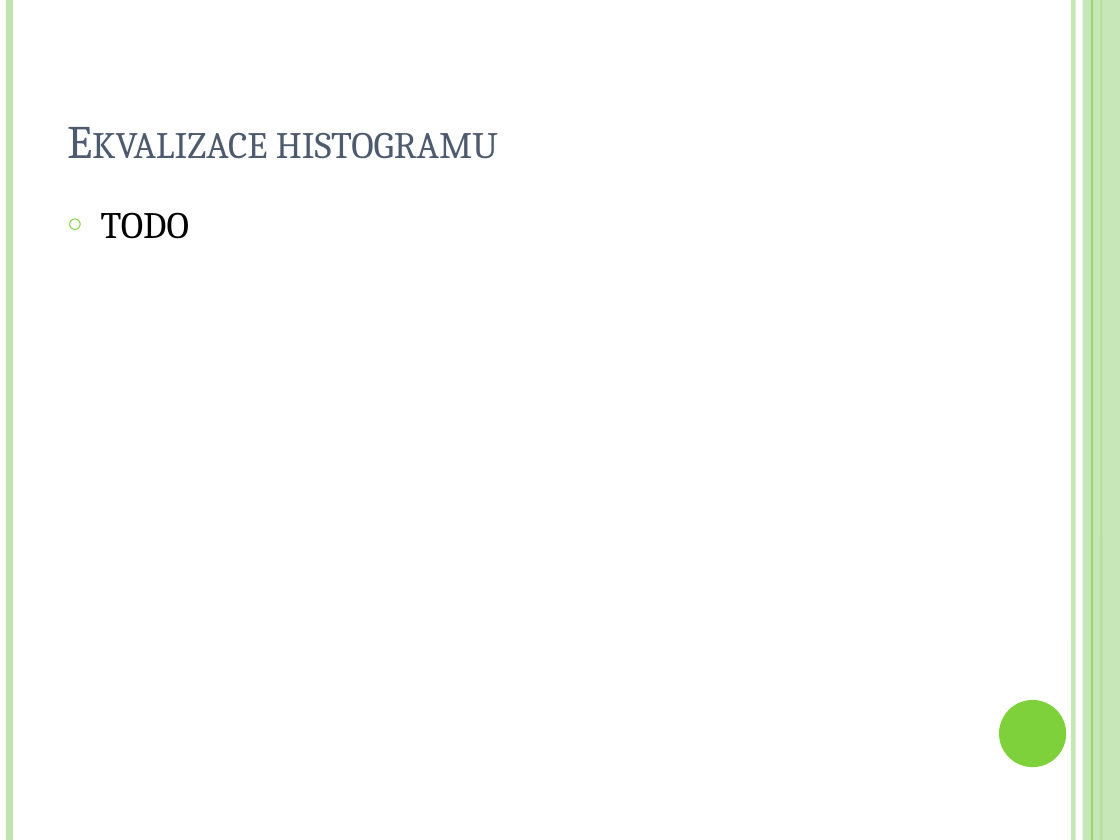
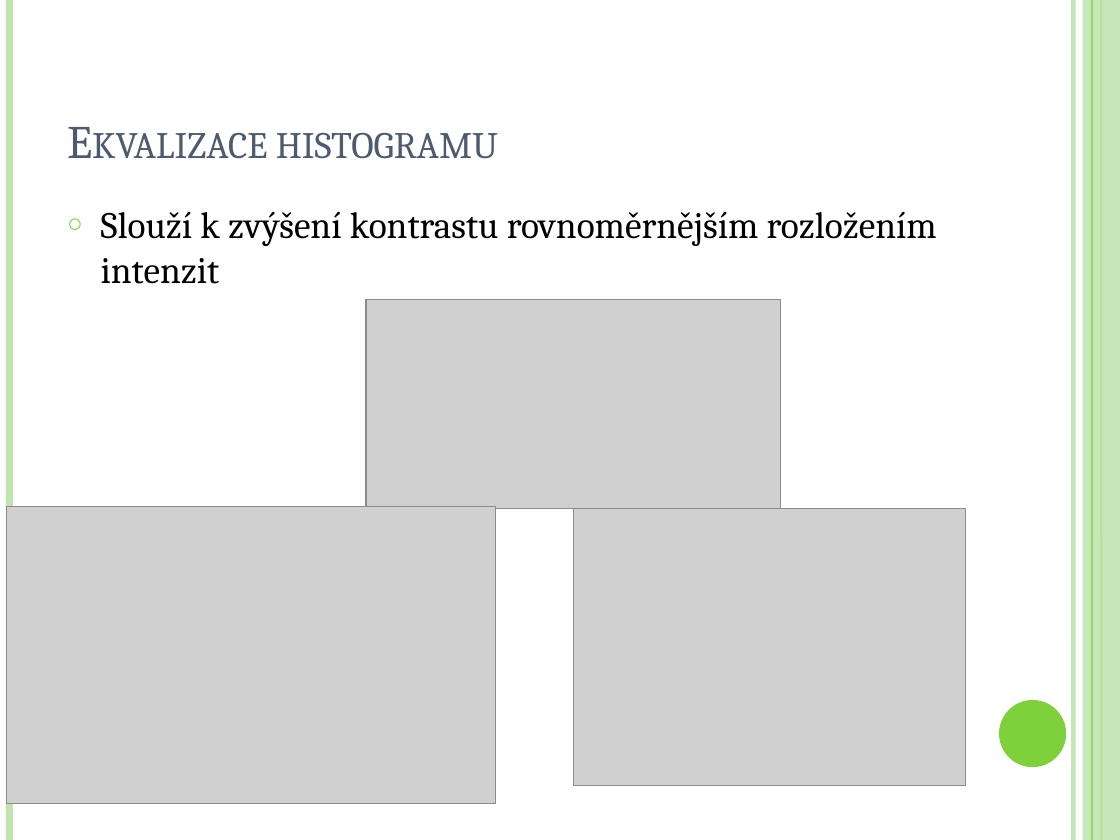
Before and after one commit to Stibius/GMU-HistogramAcceleration, a slide deck: slide 5 of gmu-prezentace.pptx (slide 4 before the commit). Drawn at 1120x840 pixels with LibreOffice and Linux fonts; fonts in the diff are those of the drawing; grey boxes stand for pictures. Boxes give left, top, right and bottom in pixels: in the first picture for what was removed or moved away, otherwise in the second. Text is boxed around its words. In the diff, an @@ line names an element or a change of style, - is before the commit and + after.

```diff
--- a/gmu-prezentace.pptx
+++ b/gmu-prezentace.pptx
@@ text at <box>101,211,937,284</box>: text changed @@
-○ TODO
+○ Slouží k zvýšení kontrastu rovnoměrnějším rozložením intenzit
@@ picture added at <box>366,300,781,508</box> @@
@@ picture added at <box>7,506,496,803</box> @@
@@ picture added at <box>573,508,965,786</box> @@
```
Also in this commit, not shown: 2 other slides changed, 2 slides added, 2 other files.
